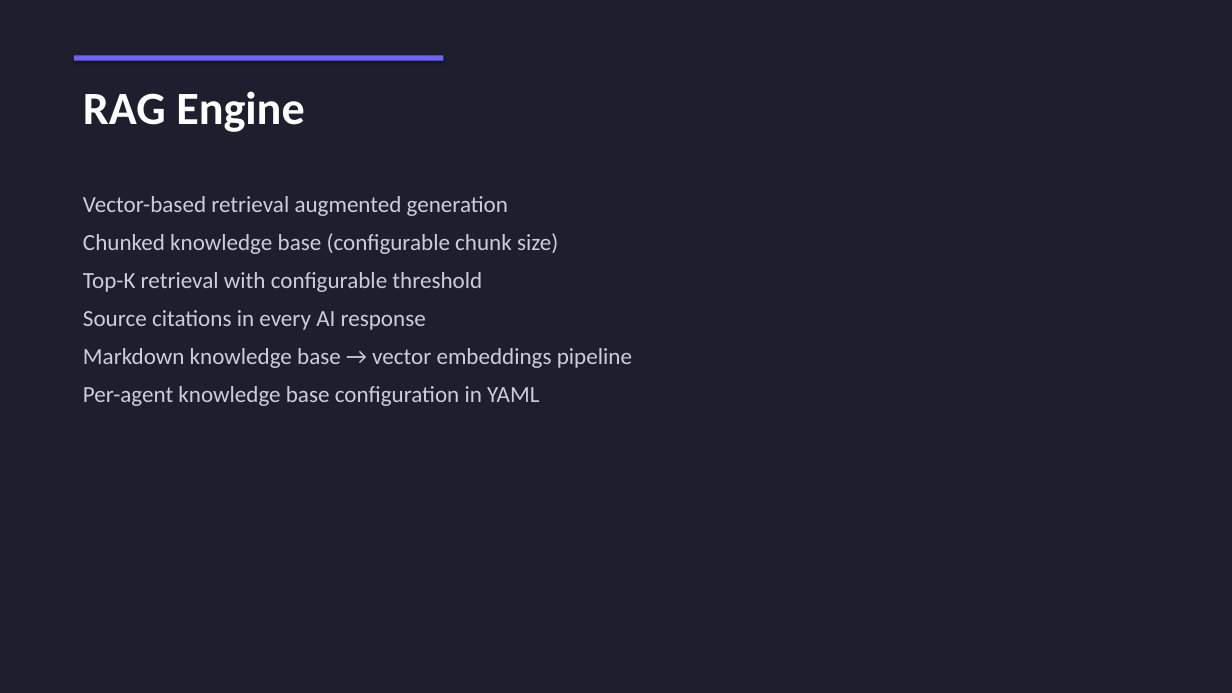
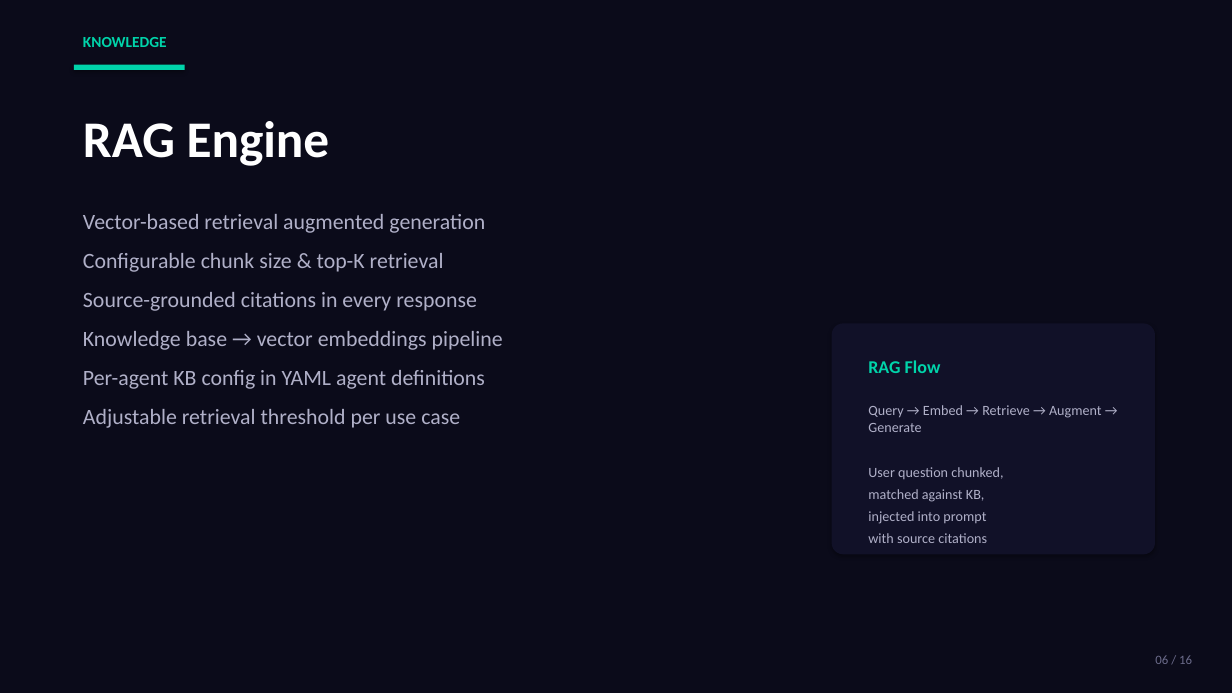
Before and after one commit to ShubhamRSY/voice-agents, a slide deck: slide 6 of Nexus_Overview.pptx. Drawn at 1232x693 pixels with LibreOffice and Linux fonts; fonts in the diff are those of the drawing. Boxes give left, top, right and bottom in pixels: in the first picture for what was removed or moved away, otherwise in the second. Text is boxed around its words. In the diff, an @@ line names an element or a change of style, - is before the commit and + after.

Commit message:
Modernize Nexus PPT with contemporary dark design

```diff
--- a/Nexus_Overview.pptx
+++ b/Nexus_Overview.pptx
@@ background #1E1E2E to #0B0B1A @@
@@ rectangle removed at <box>74,55,444,61</box> @@
@@ text added at <box>83,37,167,47</box>, 12 pt, text #00D4AA, bold @@
+KNOWLEDGE
@@ rectangle added at <box>74,65,185,70</box>, fill #00D4AA @@
@@ text "RAG Engine": place and size @@
-text "RAG Engine" at <box>83,91,304,132</box>
+text "RAG Engine" at <box>83,121,330,166</box>
@@ text "RAG Engine" at <box>83,121,330,166</box>: size 36 to 40 pt @@
@@ text "Vector-based retrieval augmented generation": place and size @@
-text "Vector-based retrieval augmented generation" at <box>83,196,632,406</box>
+text "Vector-based retrieval augmented generation" at <box>83,214,503,428</box>
@@ text at <box>83,214,485,233</box>: size 18 to 17 pt, text colour #CCCCDD to #B0B0C8 in "Vector-based retrieval augmented generation"; more space between paragraphs @@
@@ text at <box>83,253,503,428</box>: text changed; size 18 to 17 pt; text colour #CCCCDD to #B0B0C8 @@
-Chunked knowledge base (configurable chunk size)
-Top-K retrieval with configurable threshold
-Source citations in every AI response
-Markdown knowledge base → vector embeddings pipeline
-Per-agent knowledge base configuration in YAML
+Configurable chunk size & top-K retrieval
+Source-grounded citations in every response
+Knowledge base → vector embeddings pipeline
+Per-agent KB config in YAML agent definitions
+Adjustable retrieval threshold per use case
@@ rounded rectangle added at <box>832,323,1155,555</box>, fill #111128 @@
@@ text added at <box>868,360,941,373</box>, 14 pt, text #00D4AA, bold @@
+RAG Flow
@@ text added at <box>868,405,1102,543</box>, 11 pt, text #B0B0C8 @@
+Query → Embed → Retrieve → Augment → Generate
+User question chunked,
+matched against KB,
+injected into prompt
+with source citations
@@ text added at <box>1155,655,1192,664</box>, 10 pt, text #6B6B8A @@
+06 / 16
```
Also in this commit, not shown: 12 other slides changed, 3 slides added, 1 slide removed, 1 other file.
